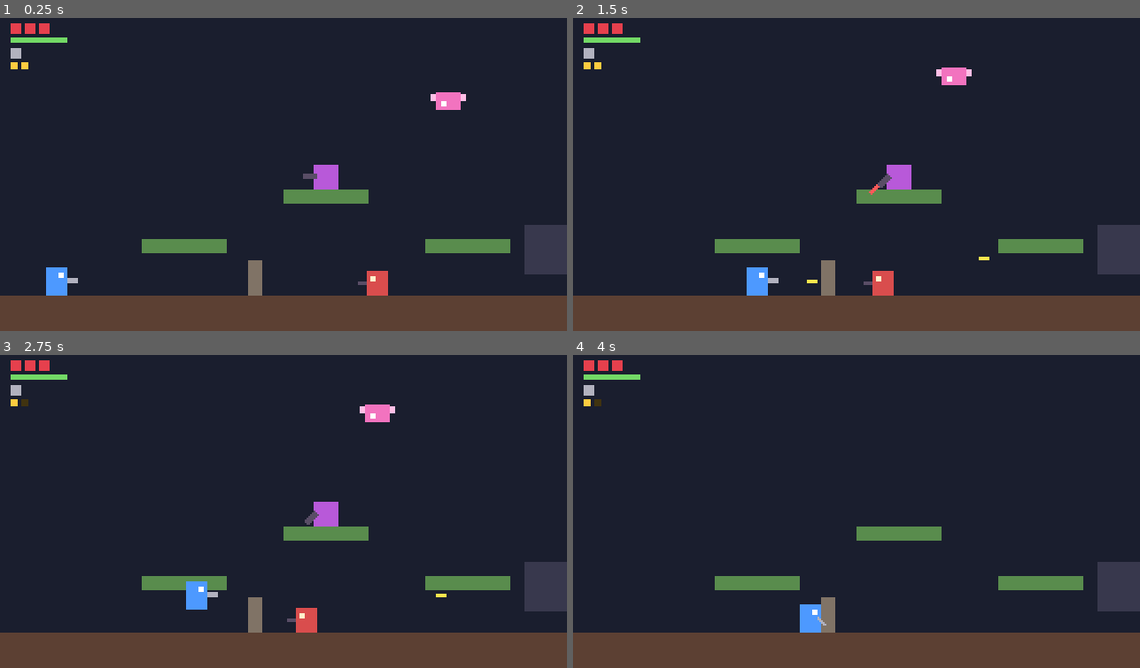
Above: before the commit, frames 1-4 (two rows, left to right).
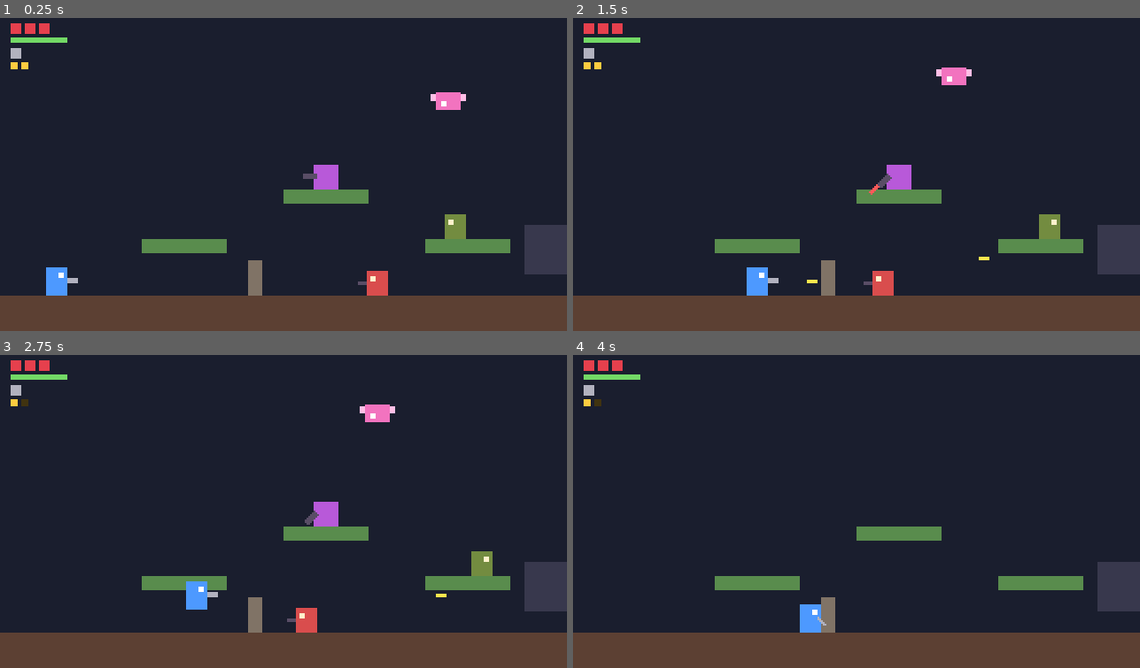
Above: after the commit, the same moments.

Repository: larrycxcx/zonebreaker-public
Game: Godot game, scene res://scenes/main.tscn
Two runs of this game, one before a commit and one after it. Both use one fixed random seed, a clock stepped at 60 frames per second and the inputs below. Sound files missing from this copy of the repository are replaced by a short silence.
Inputs (mouse positions are in pixels of both pictures, inside the frame that each line leads up to):
- Up to frame 1 (0.25 s): no input
- Up to frame 2 (1.5 s): tap Enter at 0.5 s; move the mouse to (981, 155) at 0.52 s; hold Ctrl (crouch) 0.53-1.28 s; hold D (move_right) from 0.53 s (still down); click (981, 155) at 0.67 s; tap Space (jump) at 0.77, 1.07 s; tap J (shoot) at 0.8, 1.35 s; move the mouse to (743, 187) at 1.27 s
- Up to frame 3 (2.75 s): tap Space (jump) at 1.52, 1.82, 2, 2.3 s; tap K (ultimate) at 1.55, 2.1 s; move the mouse to (340, 439) at 2.02 s; release D (move_right) at 2.03 s; hold A (move_left) from 2.03 s (still down)
- Up to frame 4 (4 s): tap Enter at 2.75 s; move the mouse to (828, 570) at 2.77 s; release A (move_left) at 2.78 s; hold D (move_right) from 2.78 s (still down); tap Space (jump) at 2.85, 3.02, 3.32, 3.5, 3.77 s; click (828, 570) at 2.92 s; tap Ctrl (crouch) at 3.05 s; move the mouse to (1026, 555) at 3.52 s; hold S (aim_down) from 3.53 s (still down); tap J (shoot) at 3.8 s

The runs differ from the first frame. In frame 1, 0.3% of the frame differs, in the area x 78-83%, y 62-71%; in frame 2, 0.3%; in frame 3, 0.3%; in frame 4, nothing differs.

Commit message:
Add enemy F, a grenadier
F patrols like the other walkers but carries no gun: it lobs grenades
instead, 2.5s apart, at a player 40-150px in front of it that it can
see. It never chases, jumps or lies down.

Grenades now know whose side they are on (Grenade.target_layer): the
player's hit the enemy layer, F's hit the player layer, so neither can
hurt its own side or itself. Everything else about them is identical -
the enemy grenade scene inherits the player's and only changes the layer
and the colour, and a test compares every exported value.

Co-Authored-By: Claude Opus 5 <noreply@anthropic.com>

Diff:
--- /dev/null
+++ b/scenes/enemy_grenade.tscn
@@ -0,0 +1,9 @@
+[gd_scene format=3]
+
+[ext_resource type="PackedScene" path="res://scenes/grenade.tscn" id="1"]
+
+[node name="EnemyGrenade" instance=ExtResource("1")]
+target_layer = 2
+
+[node name="ColorRect" parent="." index="1"]
+color = Color(0.8, 0.45, 0.2, 1)
--- /dev/null
+++ b/scenes/enemy_walker_f.tscn
@@ -0,0 +1,17 @@
+[gd_scene format=3]
+
+[ext_resource type="PackedScene" path="res://scenes/enemy_walker.tscn" id="1"]
+[ext_resource type="Script" path="res://scripts/enemy_grenadier.gd" id="2"]
+[ext_resource type="PackedScene" path="res://scenes/enemy_grenade.tscn" id="3"]
+
+[node name="EnemyWalkerF" instance=ExtResource("1")]
+script = ExtResource("2")
+bullet_scene = null
+detect_range = 150.0
+grenade_scene = ExtResource("3")
+
+[node name="Body" parent="Visual" index="0"]
+color = Color(0.45, 0.55, 0.25, 1)
+
+[node name="Gun" parent="Visual" index="2"]
+visible = false
--- a/scenes/main.tscn
+++ b/scenes/main.tscn
@@ -11,6 +11,7 @@
 [ext_resource type="PackedScene" path="res://scenes/enemy_chaser.tscn" id="9"]
 [ext_resource type="PackedScene" path="res://scenes/enemy_flyer.tscn" id="10"]
 [ext_resource type="PackedScene" path="res://scenes/boss_a.tscn" id="11"]
+[ext_resource type="PackedScene" path="res://scenes/enemy_walker_f.tscn" id="12"]
 
 [node name="Main" type="Node2D"]
 script = ExtResource("3")
@@ -103,6 +104,9 @@
 [node name="FlyerE" parent="Enemies" instance=ExtResource("10")]
 position = Vector2(260, 44)
 
+[node name="WalkerF" parent="Enemies" instance=ExtResource("12")]
+position = Vector2(264, 121)
+
 [node name="Turret1" parent="Enemies" instance=ExtResource("5")]
 position = Vector2(580, 153)
 
--- /dev/null
+++ b/scripts/enemy_grenadier.gd
@@ -0,0 +1,69 @@
+class_name EnemyGrenadier
+extends EnemyWalker
+## 敌人 F：巡逻兵的一种，但**不开枪，只扔手雷**。
+##
+## 手雷的规则和玩家的完全一样（同一个 `grenade.gd`：落地弹一下、再碰到就炸、1.5 秒保底、
+## 半径 28 中心 3 点往边缘降到 1 点、实心物体挡爆炸），区别只有一个——它打玩家、不打敌人
+## （`Grenade.target_layer`，所以不会炸到自己人，也不会炸到自己）。
+##
+## 不追击（巡逻靠基类）、不跳跃、不趴下。扔的姿势就是玩家平地朝正前方扔：落点在前方约 110px。
+
+@export_group("Grenades")
+## 留空表示不扔（那样它就只会走来走去）。
+@export var grenade_scene: PackedScene
+## 两次扔之间至少隔多久。
+@export var throw_interval := 2.5
+## 玩家在正前方这个水平距离区间内才扔：太近会扔过头，太远够不着。
+@export var min_throw_distance := 40.0
+@export var max_throw_distance := 150.0
+## 玩家比自己高过 throw_height_above、或低过 throw_height_below 就不扔（手雷是平抛的，够不着）。
+@export var throw_height_above := 40.0
+@export var throw_height_below := 80.0
+## 扔出去时报告的事件名，默认和玩家扔手雷共用一个声音。
+@export var throw_event := &"grenade_throw"
+
+## 出手点（相对身体中心，朝右时；朝左 x 取反）。
+const THROW_OFFSET := Vector2(8, -2)
+
+var _throw_timer := 0.0
+
+
+func _physics_process(delta: float) -> void:
+	# 巡逻、转身、接触伤害都走基类；它的 bullet_scene 是空的，所以基类那套射击不会开火。
+	super(delta)
+	_update_throw(delta)
+
+
+func _update_throw(delta: float) -> void:
+	_throw_timer -= delta
+	if grenade_scene == null or _throw_timer > 0.0 or throw_target() == null:
+		return
+	_throw_timer = throw_interval
+	_throw()
+
+
+## 正前方、距离和高度都合适、并且看得见的玩家；否则返回 null。
+## 和巡逻兵开枪一样只打正前方，转向完全由巡逻决定。
+func throw_target() -> Node2D:
+	var player := get_tree().get_first_node_in_group("player") as Player
+	if player == null:
+		return null
+	var offset := player.global_position - global_position
+	if signi(offset.x) != facing:
+		return null
+	var distance := absf(offset.x)
+	if distance < min_throw_distance or distance > max_throw_distance:
+		return null
+	if offset.y < -throw_height_above or offset.y > throw_height_below:
+		return null
+	return player if has_line_of_sight(player.body_center()) else null
+
+
+## 手雷挂在自己的父节点下，这样它死了手雷还会照常飞完、照常爆炸。
+func _throw() -> void:
+	var grenade := grenade_scene.instantiate() as Node2D
+	# launch 要在加入场景树之前调（和玩家的武器槽一样的约定）。
+	grenade.call(&"launch", Vector2(facing, 0))
+	get_parent().add_child(grenade)
+	grenade.global_position = global_position + Vector2(THROW_OFFSET.x * facing, THROW_OFFSET.y)
+	GameEvents.report(throw_event, self)
--- a/scripts/grenade.gd
+++ b/scripts/grenade.gd
@@ -1,6 +1,6 @@
 class_name Grenade
 extends CharacterBody2D
-## 手雷：沿抛物线飞。直接碰到敌人立刻爆炸；撞到地面、墙会弹一下（bounces 次），之后再碰到就爆炸；
+## 手雷：沿抛物线飞。直接碰到目标立刻爆炸；撞到地面、墙会弹一下（bounces 次），之后再碰到就爆炸；
 ## 最长 fuse 秒强制爆炸。爆炸伤害半径内的敌人：直接砸中的、以及在爆炸中心的受 max_damage，
 ## 越往边缘越少（边缘 min_damage），范围外没有伤害。不伤玩家；实心物体挡住的敌人不受伤（规则同 Sight）。
 ## 单向平台和玩家一样：往上飞时穿过、往下落时落在上面（move_and_collide 本身就遵守单向碰撞）。
@@ -25,8 +25,9 @@
 
 ## 场上的手雷都在这个组里（Boss A 躲手雷时靠它找）。
 const GROUP := &"grenades"
-## 物理层 4（enemy）的位掩码：爆炸只找敌人，所以不会炸到玩家自己。
-const ENEMY_LAYER := 8
+## 这颗手雷打谁：玩家扔的填 enemy 层（8），敌人 F 扔的填 player 层（2）。
+## 直接命中和爆炸都只找这一层，所以谁也炸不到自己人、炸不到自己。
+@export_flags_2d_physics var target_layer := 8
 
 var exploded := false
 ## 撞到过地面/平台顶面（弹起来过）。之后它就是「在地上」贴地弹跳的手雷，Boss A 会躲；撞墙反弹不算。
@@ -48,6 +49,7 @@
 
 func _ready() -> void:
 	add_to_group(GROUP)
+	_contact.collision_mask = target_layer
 	_contact.body_entered.connect(_on_contact)
 
 
@@ -71,12 +73,13 @@
 
 
 func _on_contact(body: Node2D) -> void:
-	if body is Enemy:
-		explode(body as Enemy)
+	# 能受伤害的都算直接命中（玩家和敌人都有同名同签名的 take_damage）。
+	if body.has_method("take_damage"):
+		explode(body)
 
 
-## direct_hit：直接砸中的那个敌人，受满伤害。
-func explode(direct_hit: Enemy = null) -> void:
+## direct_hit：直接砸中的那个目标，受满伤害。
+func explode(direct_hit: Node2D = null) -> void:
 	if exploded:
 		return
 	exploded = true
@@ -87,14 +90,16 @@
 	var query := PhysicsShapeQueryParameters2D.new()
 	query.shape = circle
 	query.transform = Transform2D(0.0, global_position)
-	query.collision_mask = ENEMY_LAYER
+	query.collision_mask = target_layer
 	for hit in space.intersect_shape(query, 32):
-		var enemy := hit["collider"] as Enemy
-		if enemy == null or enemy.health <= 0:
+		var victim := hit["collider"] as Node2D
+		if victim == null or not victim.has_method("take_damage"):
 			continue
-		# 隔着墙的敌人炸不到：从爆炸中心到敌人身体中心之间要没有实心物体。
-		if Sight.is_clear(space, global_position, enemy.global_position):
-			enemy.take_damage(damage_at(enemy, direct_hit), global_position)
+		if victim is Enemy and (victim as Enemy).health <= 0:
+			continue
+		# 隔着墙炸不到：从爆炸中心到目标之间要没有实心物体。
+		if Sight.is_clear(space, global_position, victim.global_position):
+			victim.take_damage(damage_at(victim, direct_hit), global_position)
 	if explosion_scene != null:
 		var effect := explosion_scene.instantiate() as Node2D
 		effect.set(&"radius", blast_radius)
@@ -103,9 +108,9 @@
 	queue_free()
 
 
-## 这个敌人该受多少伤害：直接砸中的满伤害；其余按到爆炸中心的距离，中心 max_damage、边缘 min_damage。
-func damage_at(enemy: Enemy, direct_hit: Enemy = null) -> int:
-	if enemy == direct_hit:
+## 这个目标该受多少伤害：直接砸中的满伤害；其余按到爆炸中心的距离，中心 max_damage、边缘 min_damage。
+func damage_at(victim: Node2D, direct_hit: Node2D = null) -> int:
+	if victim == direct_hit:
 		return max_damage
-	var falloff := clampf(global_position.distance_to(enemy.global_position) / blast_radius, 0.0, 1.0)
+	var falloff := clampf(global_position.distance_to(victim.global_position) / blast_radius, 0.0, 1.0)
 	return roundi(lerpf(max_damage, min_damage, falloff))
--- a/tests/run_tests.gd
+++ b/tests/run_tests.gd
@@ -12,6 +12,7 @@
 	"enemy_types": "res://tests/test_enemy_types.gd",
 	"enemy_aim": "res://tests/test_enemy_aim.gd",
 	"chaser": "res://tests/test_chaser.gd",
+	"enemy_f": "res://tests/test_enemy_f.gd",
 	"flyer": "res://tests/test_flyer.gd",
 	"crouch": "res://tests/test_crouch.gd",
 	"sprint": "res://tests/test_sprint.gd",
--- a/tests/test_enemies.gd
+++ b/tests/test_enemies.gd
@@ -4,7 +4,7 @@
 
 func test_level_setup() -> void:
 	await reset_scene(true)
-	check("8 enemies in the level (7 normal + 1 boss)", main.get_node("Enemies").get_child_count() == 8, str(main.get_node("Enemies").get_child_count()))
+	check("9 enemies in the level (8 normal + 1 boss)", main.get_node("Enemies").get_child_count() == 9, str(main.get_node("Enemies").get_child_count()))
 	check("player starts at full health", player.health == 3 and player.max_health == 3, str(player.health))
 	check("hud shows one pip per health point", main.get_node("HUD/PipRow").get_child_count() == 3)
 
--- /dev/null
+++ b/tests/test_enemy_f.gd
@@ -0,0 +1,214 @@
+extends GameTest
+## 敌人 F（`enemy_walker_f.tscn` / `EnemyGrenadier`）：巡逻兵的一种，不开枪只扔手雷。
+## 手雷规则和玩家的完全一样，区别只有「打谁」：它的手雷炸玩家、不炸敌人，也炸不到它自己。
+## 不追击、不跳跃、不趴下。
+
+const PLAYER_GRENADE := "res://scenes/grenade.tscn"
+const ENEMY_GRENADE := "res://scenes/enemy_grenade.tscn"
+
+var f: EnemyGrenadier
+
+
+## 只留 F，放到关卡右端那段空地上（x 530..640：头顶没有平台，抛物线不会中途落在平台上，
+## 也避开了 CrawlBlock 那块实心方块）。关卡里它站在 Platform3 上，测行为时平地更好控制。
+func start(x := 530.0, player_x := 630.0) -> void:
+	await reset_scene(true)
+	keep_only_enemies(["WalkerF"])
+	f = main.get_node("Enemies/WalkerF")
+	f.global_position = Vector2(x, 153)
+	f.velocity = Vector2.ZERO
+	f.facing = 1
+	f._apply_facing()
+	player.health = 999
+	player.global_position = Vector2(player_x, 152)
+	player.velocity = Vector2.ZERO
+	await frames(5)
+
+
+## 场上所有手雷。按组找而不是只看 main 的直接子节点：
+## 敌人的手雷和敌人子弹一样挂在 Enemies 下面（这样敌人死了手雷还会飞完）。
+func grenades() -> Array:
+	return tree.get_nodes_in_group(Grenade.GROUP).filter(func(g): return is_instance_valid(g))
+
+
+## 等它扔出一颗手雷，返回那颗；超时返回 null。
+func wait_for_throw(limit := 240) -> Grenade:
+	for i in limit:
+		await frames(1)
+		var thrown := grenades()
+		if not thrown.is_empty():
+			return thrown[0]
+	return null
+
+
+## 盯着若干帧，只要出现过手雷就返回 true（手雷会爆炸消失，事后再数是数不到的）。
+func threw_anything(frame_count := 150) -> bool:
+	for i in frame_count:
+		await frames(1)
+		if not grenades().is_empty():
+			return true
+	return false
+
+
+## 把玩家钉在原地（否则会被爆炸击退，后面的断言全乱）。
+func pin_player(x: float, frame_count: int) -> void:
+	for i in frame_count:
+		player.global_position = Vector2(x, 152)
+		player.velocity = Vector2.ZERO
+		await frames(1)
+
+
+func test_config() -> void:
+	await start()
+	# 用 Node 变量来判断：直接写 f is Boss 会因为静态类型不可能匹配而编译不过
+	var node: Node = f
+	check("F is a normal enemy, not a boss", f is Enemy and not (node is Boss))
+	check("F patrols like the other walkers", f is EnemyWalker)
+	check("F never shoots", f.bullet_scene == null)
+	check("F never lies down", not f.can_go_prone)
+	check("F throws enemy grenades", f.grenade_scene != null)
+
+
+func test_grenade_rules_match_the_players() -> void:
+	# 「规则和玩家手雷一样」：除了打谁（target_layer）和颜色，导出的数值必须完全一致
+	await reset_scene()
+	var mine: Grenade = load(PLAYER_GRENADE).instantiate()
+	var theirs: Grenade = load(ENEMY_GRENADE).instantiate()
+	for field in ["throw_speed", "lift", "gravity", "bounciness", "bounces", "fuse", "blast_radius", "max_damage", "min_damage"]:
+		check("same %s as the player's grenade" % field, mine.get(field) == theirs.get(field),
+			"%s vs %s" % [mine.get(field), theirs.get(field)])
+	check("the player's grenade hits enemies", mine.target_layer == 8, str(mine.target_layer))
+	check("the enemy's grenade hits the player", theirs.target_layer == 2, str(theirs.target_layer))
+	mine.free()
+	theirs.free()
+
+
+func test_patrols_without_jumping() -> void:
+	await start(260, 500) # 玩家在射程外，免得它忙着扔手雷；F 朝右走几步就会撞上 CrawlBlock 掉头
+	var moved := false
+	var airborne := false
+	var turned := false
+	var first := f.facing
+	for i in 300:
+		await frames(1)
+		moved = moved or absf(f.velocity.x) > 0.0
+		airborne = airborne or not f.is_on_floor()
+		turned = turned or f.facing != first
+	check("patrols", moved)
+	check("turns around at the edges like other walkers", turned)
+	check("never jumps", not airborne)
+
+
+func test_throws_at_a_player_in_front() -> void:
+	await start()
+	var grenade := await wait_for_throw()
+	check("throws a grenade at the player in front", grenade != null)
+	if grenade != null:
+		check("it is an enemy grenade", grenade.target_layer == 2, str(grenade.target_layer))
+		check("thrown forward", grenade.velocity.x > 0.0, str(grenade.velocity))
+		check("thrown in an arc, like the player's", grenade.velocity.y < 0.0, str(grenade.velocity))
+
+
+func test_does_not_throw_backwards_or_out_of_range() -> void:
+	# 背后的玩家：不回头，也不扔
+	await start(530, 430)
+	f.facing = 1
+	f._apply_facing()
+	f.move_speed = 0.0
+	check("no grenade at a player behind it", not await threw_anything())
+	# 太远
+	await start(150, 150 + f.max_throw_distance + 60.0)
+	f.move_speed = 0.0
+	check("no grenade at a player out of reach", not await threw_anything())
+	# 贴脸：手雷会扔过头，所以也不扔
+	await start(150, 150 + f.min_throw_distance - 20.0)
+	f.move_speed = 0.0
+	check("no grenade at a player right in its face", not await threw_anything())
+
+
+func test_does_not_throw_at_a_player_it_cannot_see() -> void:
+	# 中间隔一堵墙：看不见就不扔（和巡逻兵开枪同一套视线规则）
+	await start()
+	f.move_speed = 0.0
+	add_wall(580, 36)
+	# 挡墙之前它已经扔过一颗（冷却从 0 开始），清掉再看
+	for g in grenades():
+		g.free()
+	f._throw_timer = 0.0
+	await frames(2)
+	check("setup: the wall blocks its line of sight", f.throw_target() == null)
+	check("holds the grenade when it cannot see the player", not await threw_anything())
+	# 对照组：拆掉墙，同一位置马上就扔
+	main.get_node("Level/Walls/TestWall").free()
+	await frames(2)
+	check("throws as soon as the wall is gone", await threw_anything())
+
+
+func test_its_grenade_hurts_the_player() -> void:
+	await start()
+	player.health = 3
+	f.move_speed = 0.0
+	var grenade := await wait_for_throw()
+	check("setup: thrown", grenade != null)
+	for i in 180:
+		await frames(1)
+		player.global_position = Vector2(630, 152) # 钉住，让它真的挨炸
+		player.velocity = Vector2.ZERO
+		if not is_instance_valid(grenade):
+			break
+	check("the grenade hurts the player", player.health < 3, str(player.health))
+
+
+func test_its_grenade_spares_enemies_and_itself() -> void:
+	await start()
+	f.move_speed = 0.0
+	# 在落点附近放一个同伴，看它会不会被炸到
+	var mate: Enemy = load("res://scenes/enemy_walker_a.tscn").instantiate()
+	main.get_node("Enemies").add_child(mate)
+	mate.global_position = Vector2(622, 153)
+	mate.move_speed = 0.0
+	await frames(5)
+	var mate_health := mate.health
+	var f_health := f.health
+	var grenade := await wait_for_throw()
+	check("setup: thrown", grenade != null)
+	await pin_player(630, 180)
+	check("its own grenade does not hurt the thrower", f.health == f_health, str(f.health))
+	check("and does not hurt other enemies", is_instance_valid(mate) and mate.health == mate_health,
+		str(mate.health) if is_instance_valid(mate) else "dead")
+	check("the player did take the hit", player.health < 999, str(player.health))
+
+
+func test_who_each_grenade_can_hurt() -> void:
+	# 两边的手雷只差「打谁」：在 F 旁边引爆一颗玩家的手雷，它掉血；引爆一颗敌人的手雷，它毫发无伤。
+	# （玩家扔出去的整条抛物线在 test_grenade.gd 里测过，这里只看伤害归属。）
+	await start()
+	f.move_speed = 0.0
+	f.max_health = 10 # 血调高一点，一颗手雷炸不死，两种手雷才都试得成
+	f.health = 10
+	for path in [PLAYER_GRENADE, ENEMY_GRENADE]:
+		var before := f.health
+		var grenade: Grenade = load(path).instantiate()
+		main.add_child(grenade)
+		grenade.global_position = f.global_position + Vector2(10, 0)
+		grenade.explode()
+		await frames(2)
+		var hurt: bool = not is_instance_valid(f) or f.health < before
+		if path == PLAYER_GRENADE:
+			check("the player's grenade hurts F", hurt, str(f.health) if is_instance_valid(f) else "dead")
+		else:
+			check("an enemy grenade does not hurt F", not hurt, str(f.health) if is_instance_valid(f) else "dead")
+
+
+func test_never_lies_down_or_jumps_for_a_crouching_player() -> void:
+	await start()
+	Input.action_press("crouch")
+	var prone := false
+	var airborne := false
+	for i in 180:
+		await frames(1)
+		prone = prone or f.is_prone
+		airborne = airborne or not f.is_on_floor()
+	Input.action_release("crouch")
+	check("never lies down", not prone)
+	check("never jumps", not airborne)
--- a/tests/test_visuals.gd
+++ b/tests/test_visuals.gd
@@ -8,7 +8,7 @@
 ## 关卡里各种角色的节点路径。
 const ACTORS := [
 	"Player", "Enemies/WalkerA", "Enemies/WalkerB", "Enemies/WalkerC",
-	"Enemies/ChaserD", "Enemies/FlyerE", "Enemies/Turret1", "Enemies/BossA",
+	"Enemies/ChaserD", "Enemies/FlyerE", "Enemies/Turret1", "Enemies/WalkerF", "Enemies/BossA",
 ]
 
 
Not shown, added: scripts/enemy_grenadier.gd.uid
Not shown, added: tests/test_enemy_f.gd.uid
